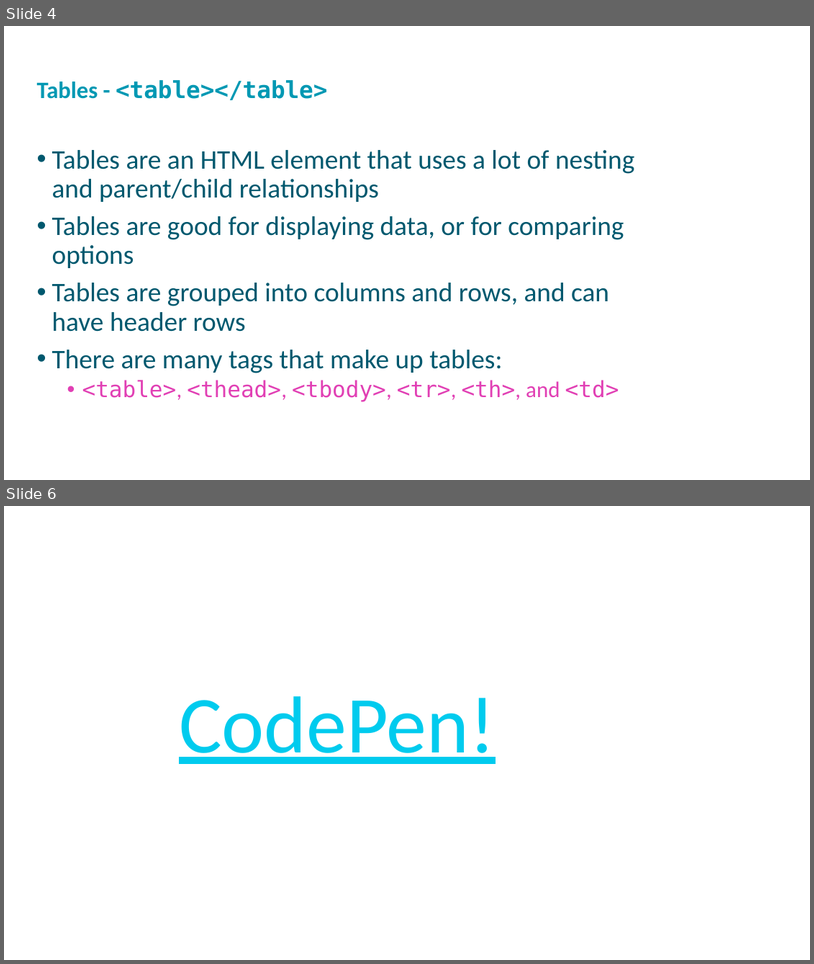
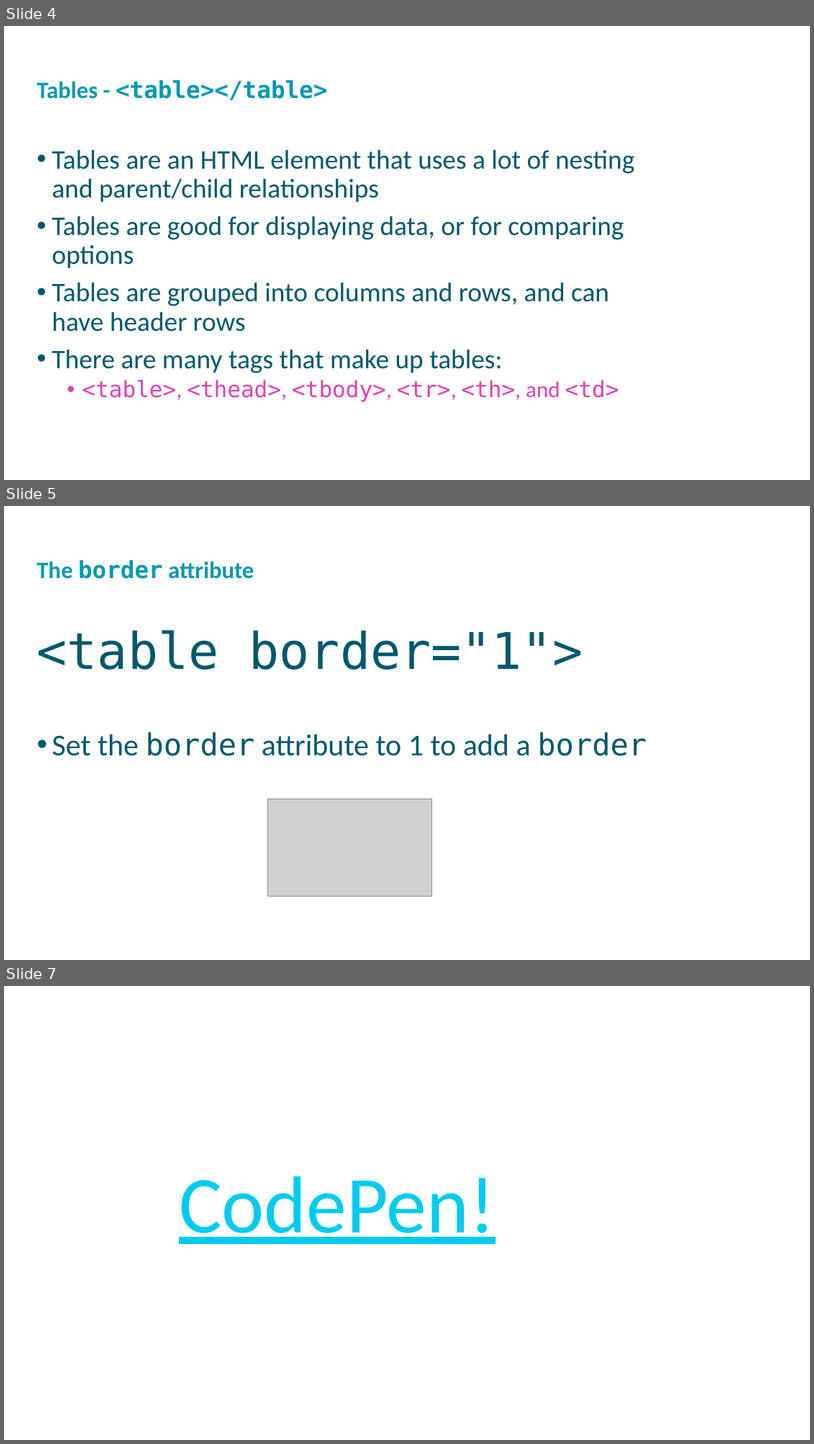
Before and after one commit to hytechclub/web-101, a slide deck: Week04/TablesAndIFrames.pptx. Shown one above the other, each under a label of ours: slides 4 and 6 before the commit, slides 4, 5 and 7 after it; the slides between them are not shown. The pictures are 814x964 and 814x1444 pixels, drawn with LibreOffice and Linux fonts; fonts in the diff are those of the drawing; grey boxes stand for pictures; background and template pictures are left out. Boxes give left, top, right and bottom in pixels: in the first picture for what was removed or moved away, otherwise in the second. Text is boxed around its words. In the diff, an @@ line names an element or a change of style, - is before the commit and + after.

Commit message:
update tables with border attribute value

```diff
--- a/Week04/TablesAndIFrames.pptx
+++ b/Week04/TablesAndIFrames.pptx
@@ slide 5 added at bbox=[4, 506, 810, 960], background #FFFFFF @@
@@ text added at bbox=[37, 560, 254, 579], 28 pt, text #0098B2, bold @@
+The border attribute
@@ text added at bbox=[37, 630, 647, 756], 36 pt, text #00586E @@
+<table border="1">
+• Set the border attribute to 1 to add a border
@@ picture added at bbox=[268, 799, 432, 896] @@
@@ what was slide 6 is now slide 7 @@
```
Also in this commit, not shown: 1 slide changed, 2 other files.
